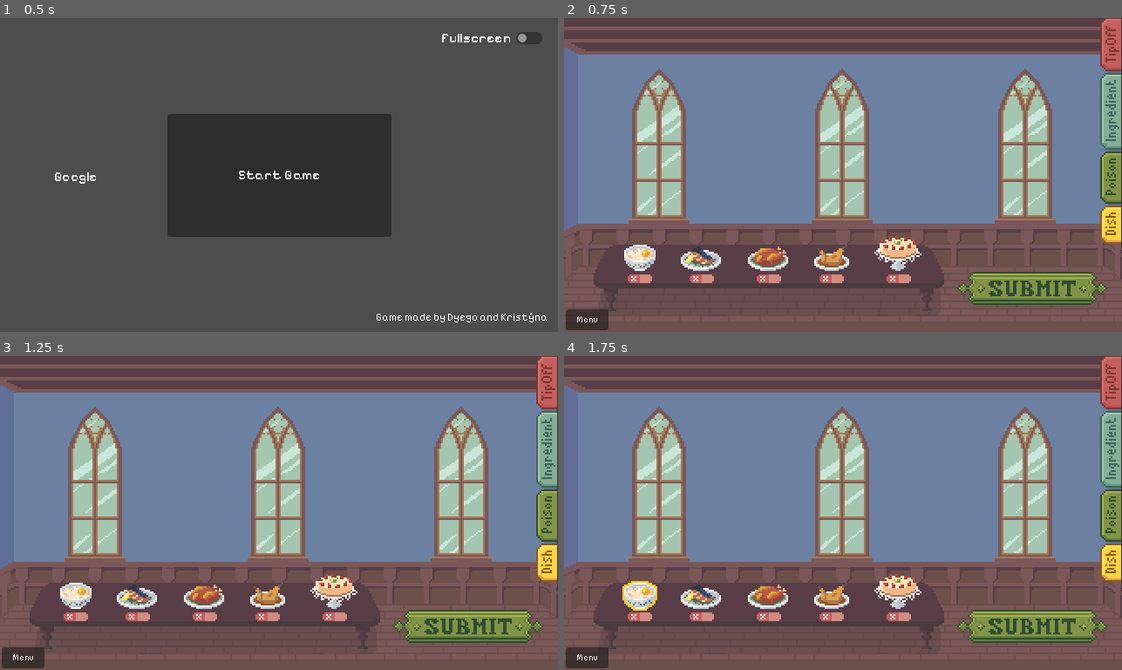
Above: before the commit, frames 1-4 (two rows, left to right).
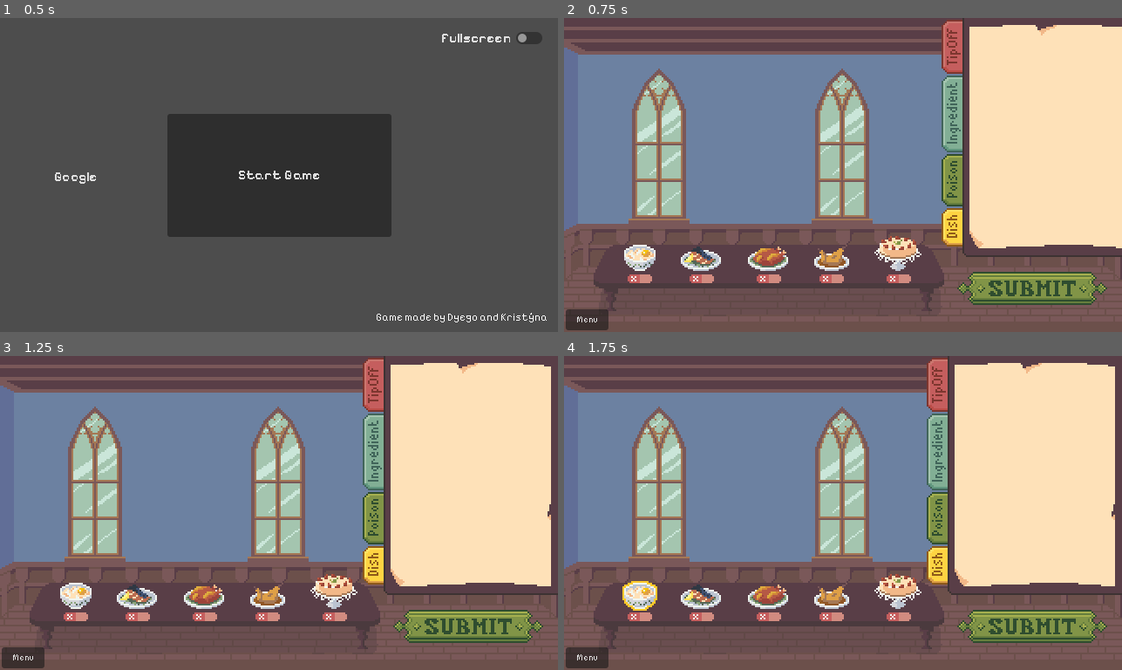
Above: after the commit, the same moments.

Repository: krstnvz/brackeys-gamejam
Game: Godot game, scene res://scenes/game/root.tscn
Same seed, same stepped clock (60 frames per second), same inputs: the game is played once before the commit and once after it.
Inputs (mouse positions are in pixels of both pictures, inside the frame that each line leads up to):
- Up to frame 1 (0.5 s): no input
- Up to frame 2 (0.75 s): click "Start Game" at 0.5 s
- Up to frame 3 (1.25 s): no input
- Up to frame 4 (1.75 s): click (642, 594) at 1.25 s

Frame 1 is identical in both runs. In frame 2, 23% of the frame differs, in the area x 67-100%, y 0-77%; in frame 3, 25%, in the area x 65-100%, y 0-77%; in frame 4, 25%.

Commit message:
feat: position the side menu

Diff:
--- a/scenes/game/fade.tscn
+++ b/scenes/game/fade.tscn
@@ -1,6 +1,6 @@
 [gd_scene format=3 uid="uid://cudl6a11aejk4"]
 
-[ext_resource type="Script" uid="uid://t3kuwr8oo041" path="res://scenes/game/fade.gd" id="1_a2ja6"]
+[ext_resource type="Script" uid="uid://t3kuwr8oo041" path="res://scripts/fade.gd" id="1_a2ja6"]
 
 [node name="Fade" type="CanvasLayer" unique_id=149257461]
 script = ExtResource("1_a2ja6")
--- a/scenes/game/level_1.tscn
+++ b/scenes/game/level_1.tscn
@@ -118,14 +118,16 @@
 offset_top = 186.0
 offset_right = 152.0
 offset_bottom = 223.0
-texture_normal = SubResource("AtlasTexture_ygoml")
+texture_normal = SubResource("AtlasTexture_8i3vp")
 cook_data = ExtResource("17_0upy3")
 
 [node name="SideMenu" parent="." unique_id=1656243602 instance=ExtResource("18_u0pkn")]
-offset_left = 639.0
-offset_top = -3.0
-offset_right = 739.0
-offset_bottom = 134.0
+anchors_preset = 1
+anchor_left = 1.0
+anchor_right = 1.0
+offset_left = 0.0
+offset_right = 100.0
+grow_horizontal = 0
 
 [node name="SubmitButton" type="TextureButton" parent="." unique_id=344558434]
 texture_filter = 1
--- a/scenes/game/side_menu.tscn
+++ b/scenes/game/side_menu.tscn
@@ -2,6 +2,7 @@
 
 [ext_resource type="Texture2D" uid="uid://bquhnodu5r17i" path="res://sprites/UI/page.png" id="1_sfjtl"]
 [ext_resource type="Texture2D" uid="uid://dgvnal4xcchrh" path="res://sprites/UI/tabs/tabs.png" id="2_7smlm"]
+[ext_resource type="Script" uid="uid://bul2aj0i40rbw" path="res://scripts/side_menu.gd" id="2_tprfx"]
 
 [sub_resource type="AtlasTexture" id="AtlasTexture_tprfx"]
 atlas = ExtResource("2_7smlm")
@@ -50,6 +51,7 @@
 offset_bottom = 137.0
 scale = Vector2(2, 2)
 texture = ExtResource("1_sfjtl")
+script = ExtResource("2_tprfx")
 
 [node name="BookButton" type="TextureButton" parent="." unique_id=156124191]
 texture_filter = 1
--- /dev/null
+++ b/scripts/side_menu.gd
@@ -0,0 +1,15 @@
+extends TextureRect
+
+@onready var book_button: TextureButton = $BookButton
+@onready var tip_off_button: TextureButton = $TipOffButton
+@onready var dish_button: TextureButton = $DishButton
+
+# Called when the node enters the scene tree for the first time.
+func _ready() -> void:
+	var tween = create_tween()
+	var target_position = self.position.x - (self.size.x * self.scale.x)
+	tween.tween_property(self, "position:x", target_position, 0.2)
+
+# Called every frame. 'delta' is the elapsed time since the previous frame.
+func _process(delta: float) -> void:
+	pass
Not shown: 1 places in scenes/game/level_1.tscn that only renumber resources
Renamed: scenes/game/fade.gd -> scripts/fade.gd
Renamed: scenes/game/fade.gd.uid -> scripts/fade.gd.uid
Not shown, added: scripts/side_menu.gd.uid
